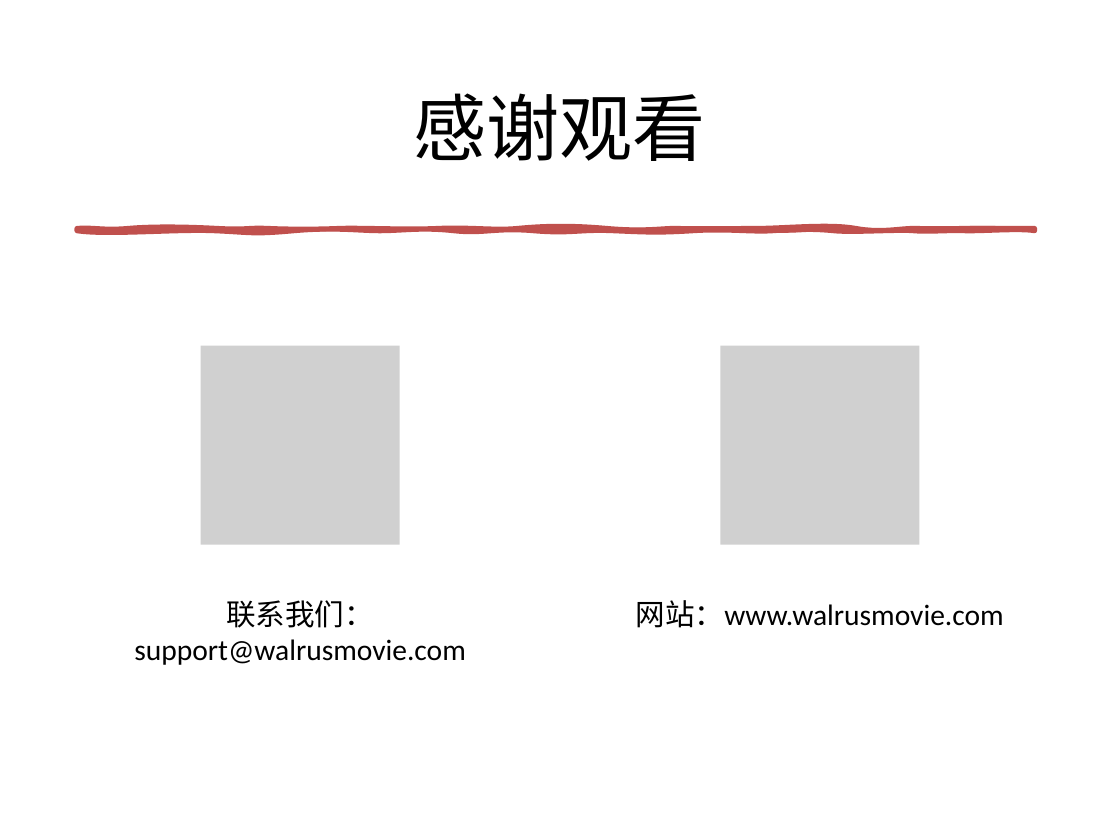
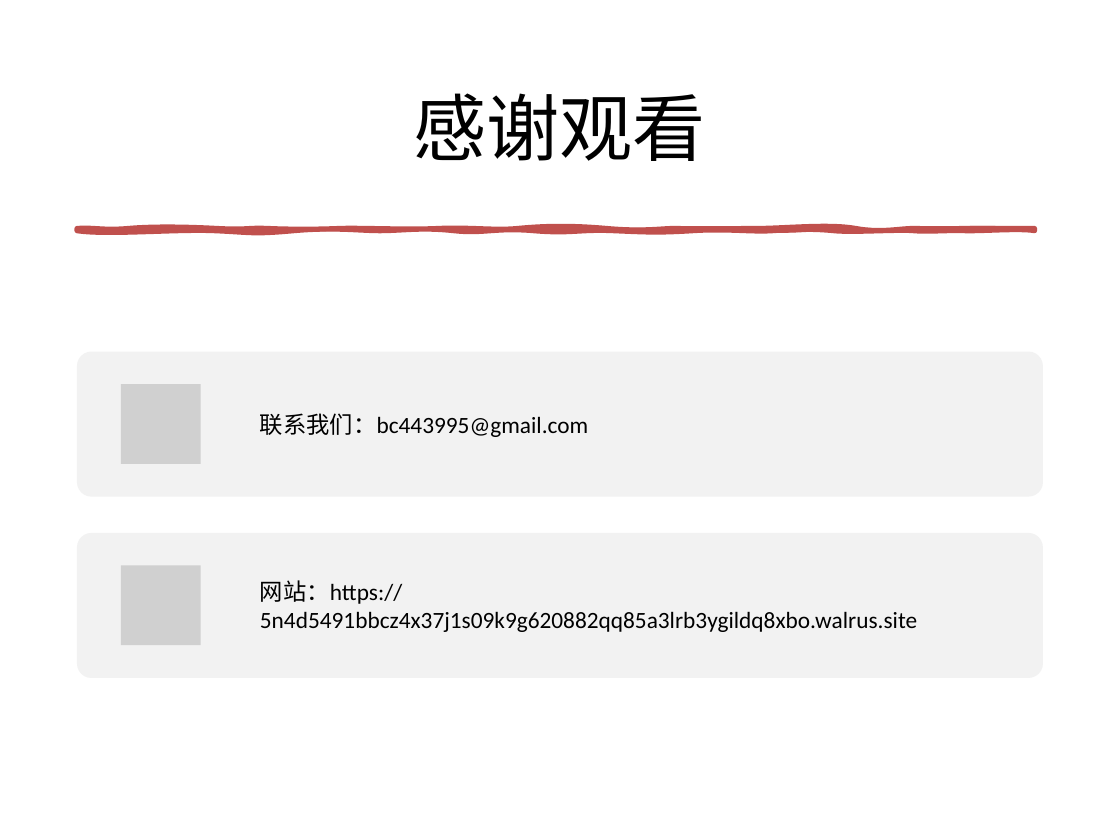
Before and after one commit to croal99/walrus-video, a slide deck: slide 10 of doc/WalrusMovie_Presentation.pptx (slide 9 before the commit). Drawn at 1120x840 pixels with LibreOffice and Linux fonts; fonts in the diff are those of the drawing; grey boxes stand for pictures. Boxes give left, top, right and bottom in pixels: in the first picture for what was removed or moved away, otherwise in the second. Text is boxed around its words. In the diff, an @@ line names an element or a change of style, - is before the commit and + after.

```diff
--- a/doc/WalrusMovie_Presentation.pptx
+++ b/doc/WalrusMovie_Presentation.pptx
@@ picture removed at (200,346,400,545) @@
@@ text "联系我们：bc443995@gmail.com" at (260,413,588,437): vertical alignment top to middle @@
@@ picture removed at (720,346,920,545) @@
@@ text at (260,413,588,437): text changed; size 19 to 15 pt @@
-联系我们：support@walrusmovie.com
+联系我们：bc443995@gmail.com
@@ group added at (77,352,1043,679): 2 rounded rectangles, 2 pictures, 1 text @@
+网站：https://5n4d5491bbcz4x37j1s09k9g620882qq85a3lrb3ygildq8xbo.walrus.site
@@ text removed at (636,600,1004,628) @@
-网站：www.walrusmovie.com
```
Also in this commit, not shown: 1 slide added, 1 other file.
